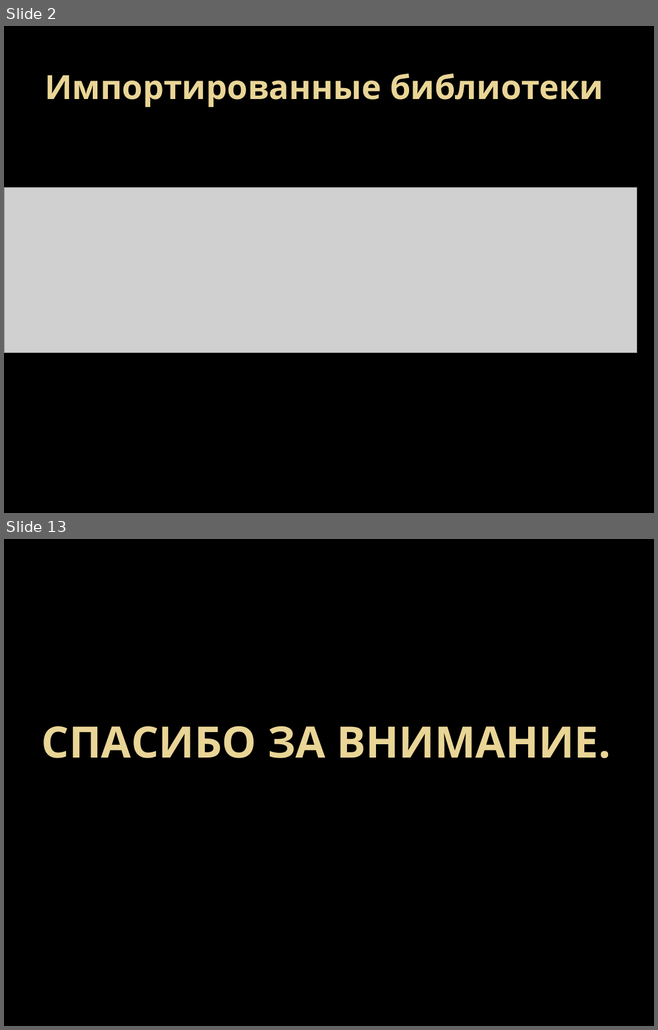
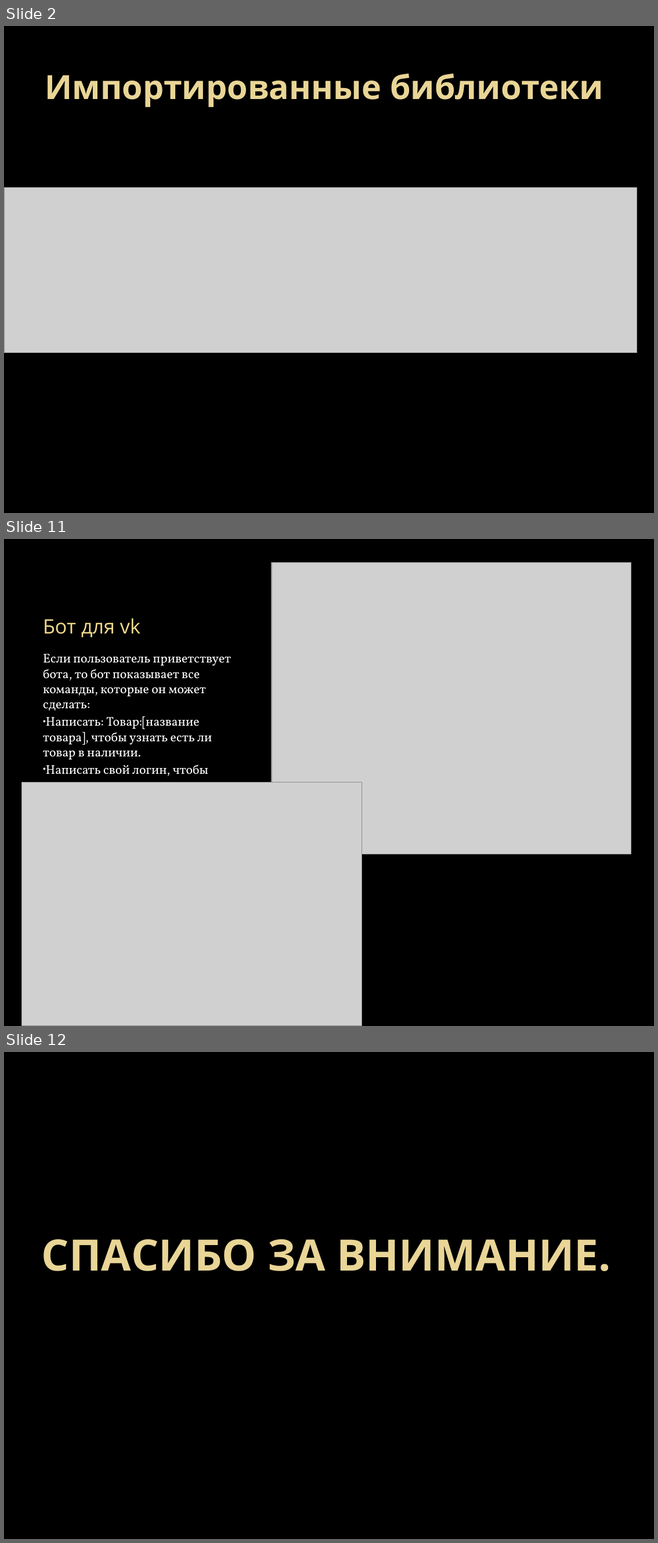
Before and after one commit to Kirill-Kuznetsov-git/online-shop, a slide deck: presentation.pptx. Shown one above the other, each under a label of ours: slides 2 and 13 before the commit, slides 2, 11 and 12 after it; the slides between them are not shown. The pictures are 658x1030 and 658x1543 pixels, drawn with LibreOffice and Linux fonts; fonts in the diff are those of the drawing; grey boxes stand for pictures; background and template pictures are left out. Boxes give left, top, right and bottom in pixels: in the first picture for what was removed or moved away, otherwise in the second. Text is boxed around its words. In the diff, an @@ line names an element or a change of style, - is before the commit and + after.

```diff
--- a/presentation.pptx
+++ b/presentation.pptx
@@ slide 11 added at [4,539,654,1026], background picture (left out) @@
@@ picture added at [271,562,631,854] @@
@@ title added at [43,618,140,638], 22 pt, text #F4DB8C @@
+Бот для vk
@@ text added at [43,654,231,783], 14 pt, text #FFFFFF @@
+Если пользователь приветствует бота, то бот показывает все команды, которые он может сделать:
+• Написать: Товар:[название товара], чтобы узнать есть ли товар в наличии.
+• Написать свой логин, чтобы узнать все свои заказы.
@@ picture added at [22,782,362,1026] @@
@@ what was slide 13 is now slide 12 @@
```
Also in this commit, not shown: 2 slides changed, 6 other slides added, 8 slides removed.
